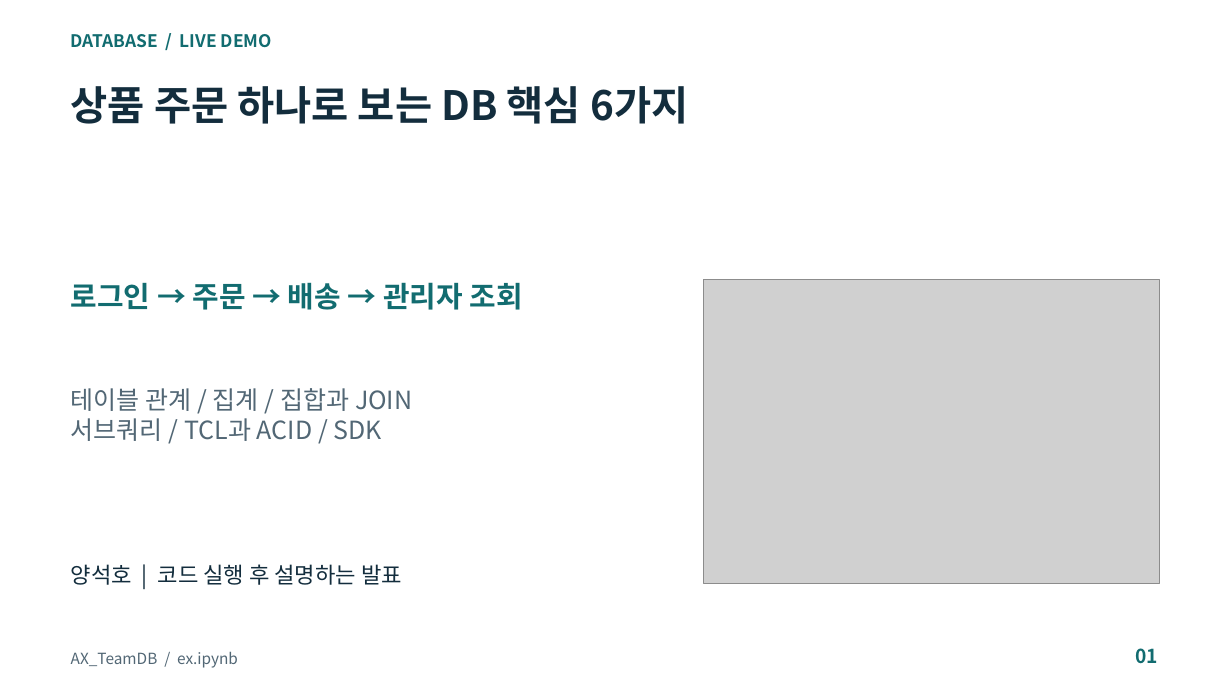
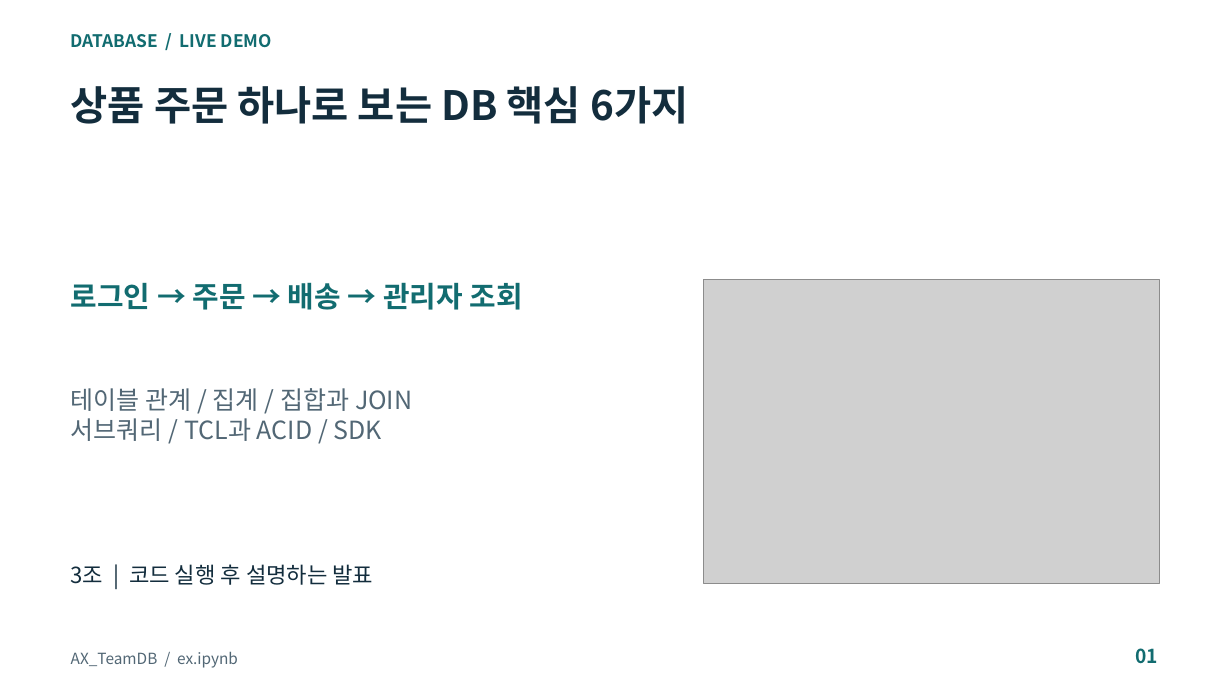
Before and after one commit to Cocode96/AX_TeamDB, a slide deck: slide 1 of docs/DB_주문_시연_발표.pptx. Drawn at 1232x693 pixels with LibreOffice and Linux fonts; fonts in the diff are those of the drawing; grey boxes stand for pictures. Boxes give left, top, right and bottom in pixels: in the first picture for what was removed or moved away, otherwise in the second. Text is boxed around its words. In the diff, an @@ line names an element or a change of style, - is before the commit and + after.

Commit message:
docs: 발표자를 3조로 변경하고 담당자 배정 비우기
두 PPT의 발표자 이름을 3조로 변경하고 노트북의 6개 담당자 항목을 비웠습니다. 실행 코드는 변경하지 않았습니다.

Changed the presenter to Team 3 in both decks and cleared six notebook assignment labels. Executable code is unchanged.

```diff
--- a/docs/DB_주문_시연_발표.pptx
+++ b/docs/DB_주문_시연_발표.pptx
@@ text at box(71, 564, 374, 585): text changed @@
-양석호 | 코드 실행 후 설명하는 발표
+3조 | 코드 실행 후 설명하는 발표
```
Also in this commit, not shown: 2 other files.
